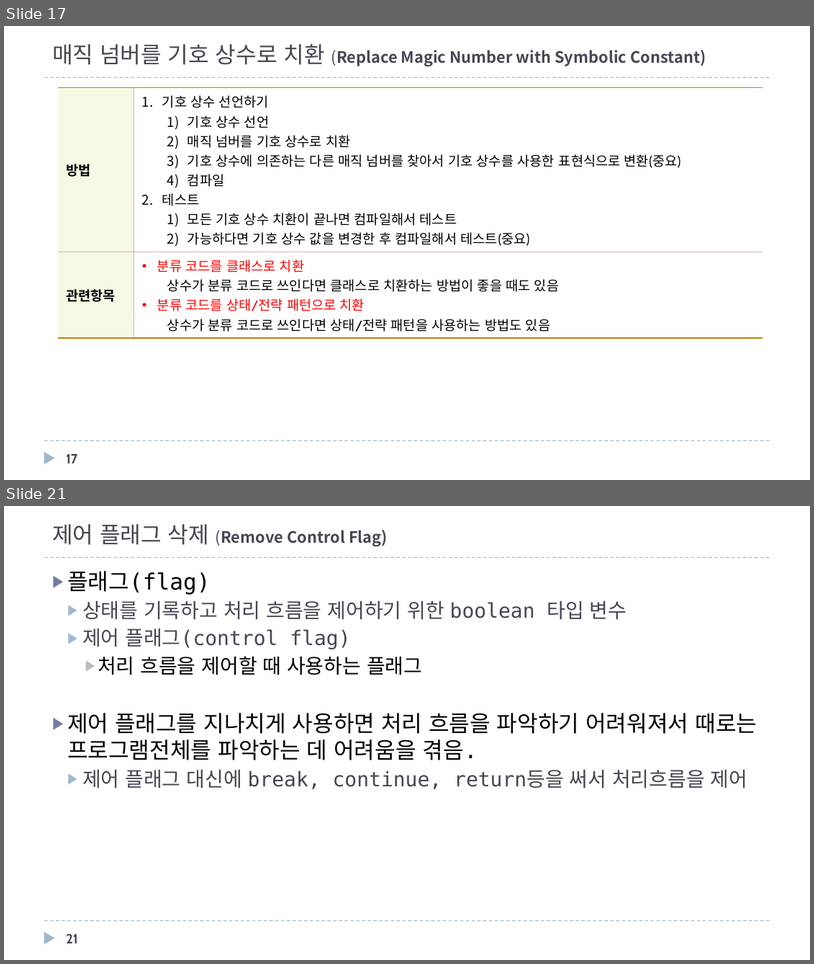
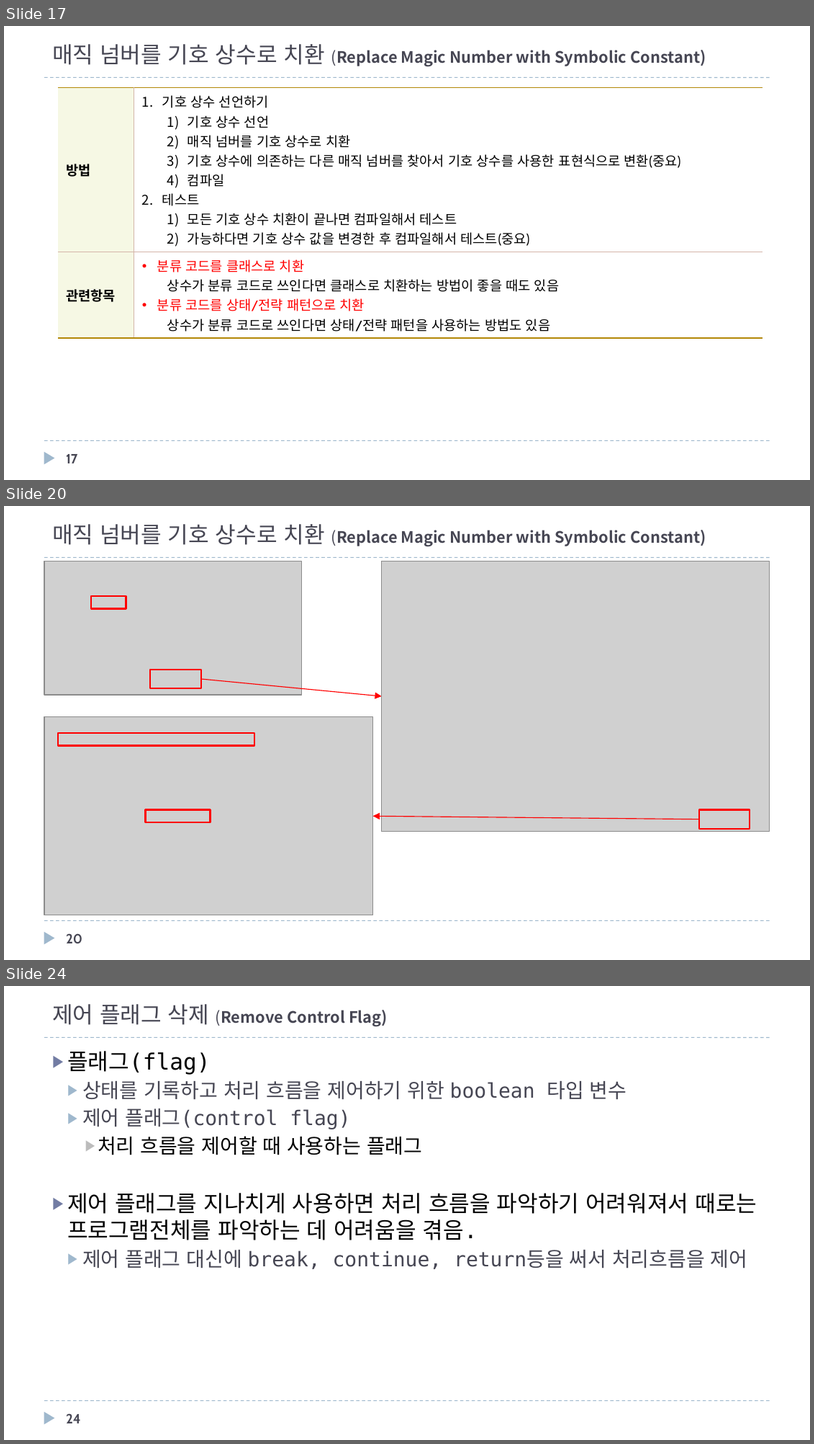
Before and after one commit to mkgungor/refactoring_java, a slide deck: ppt/자바로 배우는 리팩토링 입문.pptx. Shown one above the other, each under a label of ours: slides 17 and 21 before the commit, slides 17, 20 and 24 after it; the slides between them are not shown. The pictures are 814x964 and 814x1444 pixels, drawn with LibreOffice and Linux fonts; fonts in the diff are those of the drawing; grey boxes stand for pictures. Boxes give left, top, right and bottom in pixels: in the first picture for what was removed or moved away, otherwise in the second. Text is boxed around its words. In the diff, an @@ line names an element or a change of style, - is before the commit and + after.

```diff
--- a/ppt/자바로 배우는 리팩토링 입문.pptx
+++ b/ppt/자바로 배우는 리팩토링 입문.pptx
@@ slide 20 added at (4, 506, 810, 960), background #FFFFFF; not listed: 3 template elements that a slide beside it also shows @@
@@ title added at (52, 524, 706, 547), 14 pt, text #464653, bold @@
+매직 넘버를 기호 상수로 치환 (Replace Magic Number with Symbolic Constant)
@@ picture added at (44, 561, 301, 695) @@
@@ picture added at (382, 561, 770, 831) @@
@@ rectangle added at (91, 595, 126, 608), outline #FF0000 1.5 pt @@
@@ rectangle added at (151, 669, 201, 689), outline #FF0000 1.5 pt @@
@@ arrow added from (201, 679) to (382, 696), #FF0000 0.75 pt @@
@@ picture added at (44, 716, 373, 915) @@
@@ rectangle added at (58, 733, 255, 746), outline #FF0000 1.5 pt @@
@@ rectangle added at (146, 809, 211, 822), outline #FF0000 1.5 pt @@
@@ arrow added from (699, 819) to (373, 816), #FF0000 0.75 pt @@
@@ rectangle added at (699, 809, 750, 829), outline #FF0000 1.5 pt @@
@@ page number added at (66, 933, 82, 943), 12 pt, text #464653, bold @@
+20
@@ what was slide 21 is now slide 24 @@
@@ page number at (66, 1413, 81, 1423): text changed @@
-21
+24
```
Also in this commit, not shown: 7 slides changed, 2 other slides added, 1 other file.
